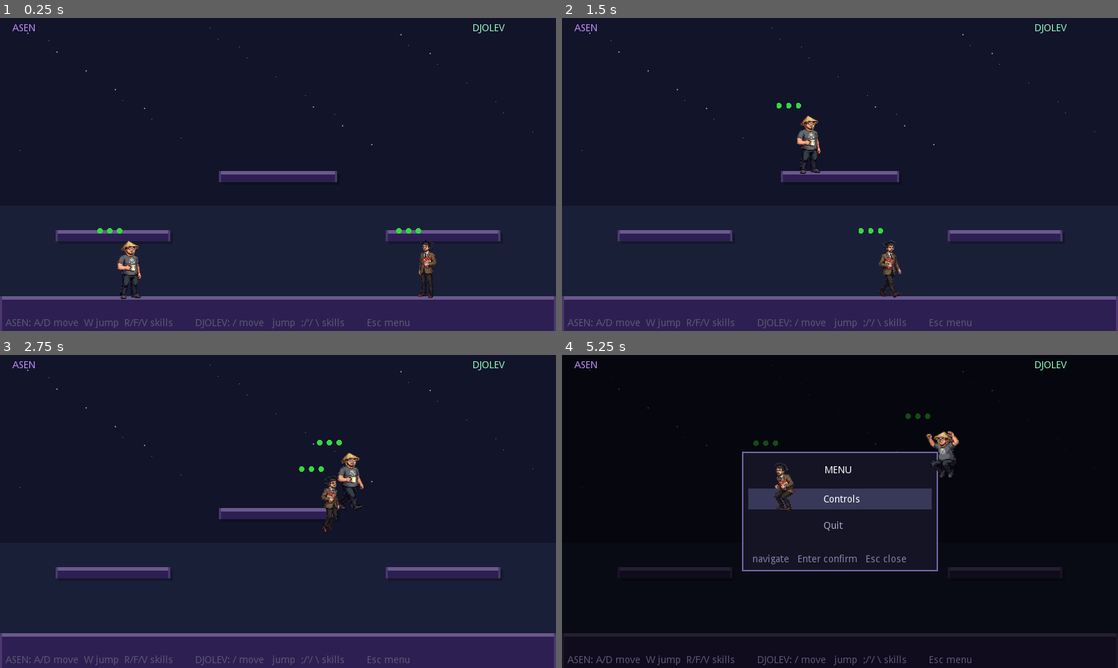
Above: before the commit, frames 1-4 (two rows, left to right).
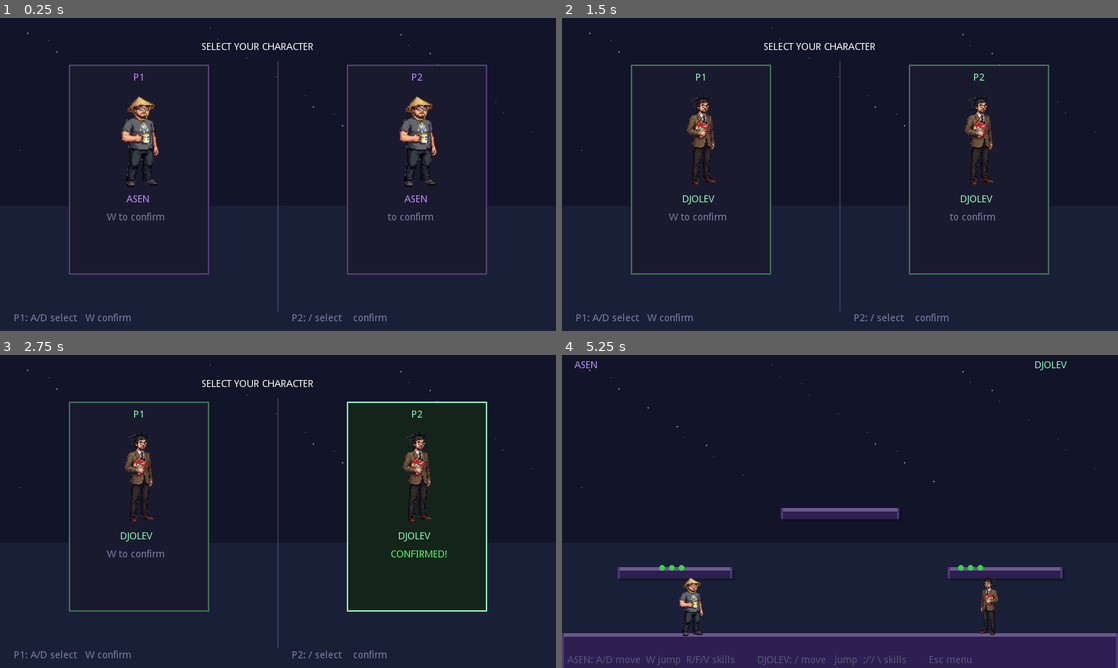
Above: after the commit, the same moments.

Repository: asenmitrev/cucugo
Game: Godot game, scene res://scenes/CharSelect.tscn
The game is run twice, just before and just after one commit, with the same random seed, the same clock (stepped at 60 frames per second) and the same inputs. Before the commit the project starts from res://scenes/Main.tscn.
Inputs:
- Up to frame 1 (0.25 s): no input
- Up to frame 2 (1.5 s): tap Enter at 0.5 s; hold D (p1_right) 0.53-1.28 s; hold Left (p2_left) 0.53-1.28 s; tap W (p1_jump) at 0.77, 1.07 s; tap Right (p2_right) at 0.8, 1.35 s; hold Down from 1.28 s (still down)
- Up to frame 3 (2.75 s): tap W (p1_jump) at 1.52, 1.55, 1.82 s; release Down at 2.03 s; hold D (p1_right) from 2.03 s (still down); hold W (p1_jump) from 2.03 s (still down); tap Up (p2_jump) at 2.3 s
- Up to frame 4 (5.25 s): release W (p1_jump) at 2.78 s; tap Up (p2_jump) at 2.85 s; tap W (p1_jump) at 3.02, 3.32, 3.77, 4.07, 4.52, 4.55, 4.82 s; tap Left (p2_left) at 3.05 s; release D (p1_right) at 3.53 s; hold Left (p2_left) 3.53-4.28 s; hold A (p1_left) 3.53-5.03 s; tap Right (p2_right) at 3.8, 4.35 s; tap Escape (start) at 4.15 s; hold Down from 5.03 s (still down); hold Up (p2_jump) from 5.03 s (still down); tap Enter at 5.1 s

The runs differ from the first frame. In frame 1, 18% of the frame differs, in the area x 0-100%, y 2-100%; in frame 2, 17%; in frame 3, 21%; in frame 4, 89%, in the area x 0-100%, y 0-100%.

Commit message:
feat: add character selection screen and dynamic player setup
- Add CharSelect scene as new main scene with selection script
- Make Main.gd accept dynamic character defs via p1_def/p2_def
- Add per-player action mappings (p1_*/p2_* input actions)
- Use player-def display names in win/loss messages
- Route game-over restart back to character select

Diff:
--- a/project.godot
+++ b/project.godot
@@ -27,7 +27,7 @@
 [application]
 
 config/name="cuckcuckgo"
-run/main_scene="res://scenes/Main.tscn"
+run/main_scene="res://scenes/CharSelect.tscn"
 config/icon="res://icon.png"
 
 [audio]
--- /dev/null
+++ b/scenes/CharSelect.tscn
@@ -0,0 +1,6 @@
+[gd_scene load_steps=2 format=2]
+
+[ext_resource path="res://scripts/CharSelect.gd" type="Script" id=1]
+
+[node name="CharSelect" type="Node2D"]
+script = ExtResource( 1 )
--- /dev/null
+++ b/scripts/CharSelect.gd
@@ -0,0 +1,134 @@
+extends Node2D
+
+const W := 800.0
+const H := 450.0
+
+var ASEN_DEF   = preload("res://resources/asen.tres")
+var DJOLEV_DEF = preload("res://resources/djolev.tres")
+
+const _IDLE_TEX := {
+	"asen":   preload("res://assets/asen/asen-idle.png"),
+	"djolev": preload("res://assets/djolev/djolev-idle.png"),
+}
+
+var _all_defs: Array = []
+var _cs_sel: Array = [0, 0]
+var _cs_confirmed: Array = [false, false]
+var _font: Font
+
+
+func _ready() -> void:
+	OS.window_fullscreen = true
+	_all_defs = [ASEN_DEF, DJOLEV_DEF]
+	var tmp := Label.new()
+	add_child(tmp)
+	_font = tmp.get_font("font")
+	tmp.queue_free()
+
+
+func _input(event: InputEvent) -> void:
+	if event is InputEventKey:
+		var kev := event as InputEventKey
+		if not kev.pressed or kev.echo:
+			return
+	elif event is InputEventJoypadButton:
+		var jev := event as InputEventJoypadButton
+		if not jev.pressed:
+			return
+	else:
+		return
+
+	get_tree().set_input_as_handled()
+
+	if event.is_action_pressed("p1_left") and not _cs_confirmed[0]:
+		_cs_sel[0] = wrapi(_cs_sel[0] - 1, 0, _all_defs.size())
+		update()
+	elif event.is_action_pressed("p1_right") and not _cs_confirmed[0]:
+		_cs_sel[0] = wrapi(_cs_sel[0] + 1, 0, _all_defs.size())
+		update()
+	elif event.is_action_pressed("p1_jump"):
+		_cs_confirmed[0] = not _cs_confirmed[0]
+		update()
+
+	if event.is_action_pressed("p2_left") and not _cs_confirmed[1]:
+		_cs_sel[1] = wrapi(_cs_sel[1] - 1, 0, _all_defs.size())
+		update()
+	elif event.is_action_pressed("p2_right") and not _cs_confirmed[1]:
+		_cs_sel[1] = wrapi(_cs_sel[1] + 1, 0, _all_defs.size())
+		update()
+	elif event.is_action_pressed("p2_jump"):
+		_cs_confirmed[1] = not _cs_confirmed[1]
+		update()
+
+	if _cs_confirmed[0] and _cs_confirmed[1]:
+		_start_game()
+
+
+func _start_game() -> void:
+	var main_inst = load("res://scenes/Main.tscn").instance()
+	main_inst.p1_def = _all_defs[_cs_sel[0]]
+	main_inst.p2_def = _all_defs[_cs_sel[1]]
+	get_tree().get_root().add_child(main_inst)
+	get_tree().current_scene = main_inst
+	queue_free()
+
+
+func _draw() -> void:
+	draw_rect(Rect2(0, 0, W, H), Color(0.07, 0.08, 0.16))
+	draw_rect(Rect2(0, H * 0.6, W, H * 0.4), Color(0.10, 0.12, 0.22))
+
+	for i in range(28):
+		var sx := fmod(float(i * 137 + 29), 780.0) + 10.0
+		var sy := fmod(float(i * 97 + 13), 185.0) + 8.0
+		var sz := 2.0 if i % 3 == 0 else 1.0
+		draw_rect(Rect2(sx, sy, sz, sz), Color(1, 1, 1, 0.45))
+
+	draw_string(_font, Vector2(W * 0.5 - 110.0, 46.0), "SELECT YOUR CHARACTER", Color.white)
+
+	draw_rect(Rect2(W * 0.5 - 1.0, 62.0, 2.0, H - 90.0), Color(0.35, 0.32, 0.5, 0.5))
+
+	_draw_player_card(0)
+	_draw_player_card(1)
+
+	draw_string(_font, Vector2(20.0, H - 14.0), "P1: A/D select   W confirm", Color(0.5, 0.5, 0.65))
+	draw_string(_font, Vector2(W * 0.5 + 20.0, H - 14.0), "P2: ←/→ select   ↑ confirm", Color(0.5, 0.5, 0.65))
+
+
+func _draw_player_card(pi: int) -> void:
+	var def: CharacterDef = _all_defs[_cs_sel[pi]]
+	var confirmed: bool = _cs_confirmed[pi]
+
+	var cx: float = W * 0.25 if pi == 0 else W * 0.75
+	var card_x: float = cx - 100.0
+	var card_y: float = 68.0
+	var card_w: float = 200.0
+	var card_h: float = 300.0
+
+	var bg_col := Color(0.08, 0.14, 0.10) if confirmed else Color(0.10, 0.10, 0.18)
+	draw_rect(Rect2(card_x, card_y, card_w, card_h), bg_col)
+	var lc: Color = def.label_color
+	var border_col: Color = lc if confirmed else Color(lc.r * 0.45, lc.g * 0.45, lc.b * 0.45)
+	draw_rect(Rect2(card_x, card_y, card_w, card_h), border_col, false, 2.0)
+
+	var plabel: String = "P1" if pi == 0 else "P2"
+	draw_string(_font, Vector2(cx - 8.0, card_y + 22.0), plabel, def.label_color)
+
+	var portrait_size := 140.0
+	var px: float = cx - portrait_size * 0.5
+	var py: float = card_y + 35.0
+	var tex: Texture = _IDLE_TEX[def.char_name]
+	draw_texture_rect_region(tex, Rect2(px, py, portrait_size, portrait_size), Rect2(0, 0, 128, 128))
+
+	if not confirmed:
+		draw_string(_font, Vector2(card_x + 8.0, py + portrait_size * 0.5 + 8.0), "◄", Color.white)
+		draw_string(_font, Vector2(card_x + card_w - 20.0, py + portrait_size * 0.5 + 8.0), "►", Color.white)
+
+	var name_x: float = cx - float(def.display_name.length()) * 4.5
+	draw_string(_font, Vector2(name_x, py + portrait_size + 22.0), def.display_name, def.label_color)
+
+	var status_y: float = py + portrait_size + 48.0
+	if confirmed:
+		draw_string(_font, Vector2(cx - 38.0, status_y), "CONFIRMED!", Color(0.3, 1.0, 0.4))
+	else:
+		var hint: String = "W to confirm" if pi == 0 else "↑ to confirm"
+		draw_string(_font, Vector2(cx - 46.0, status_y), hint, Color(0.5, 0.5, 0.65))
--- a/scripts/Main.gd
+++ b/scripts/Main.gd
@@ -34,6 +34,9 @@
 }
 
 
+var p1_def = null
+var p2_def = null
+
 var pl := [{}, {}]
 var impacts := []
 var game_over := false
@@ -95,8 +98,10 @@
 	var ui := CanvasLayer.new()
 	add_child(ui)
 
-	_lbl_p1 = _make_lbl(ASEN_DEF.display_name, Vector2(18, 8), ASEN_DEF.label_color)
-	_lbl_p2 = _make_lbl(DJOLEV_DEF.display_name, Vector2(680, 8), DJOLEV_DEF.label_color)
+	var _p1: CharacterDef = p1_def if p1_def != null else ASEN_DEF
+	var _p2: CharacterDef = p2_def if p2_def != null else DJOLEV_DEF
+	_lbl_p1 = _make_lbl(_p1.display_name, Vector2(18, 8), _p1.label_color)
+	_lbl_p2 = _make_lbl(_p2.display_name, Vector2(680, 8), _p2.label_color)
 	_lbl_controls = _make_lbl(
 		"ASEN: A/D move  W jump  R/F/V skills        DJOLEV: ←/→ move  ↑ jump  ;/'/ \\ skills        Esc menu",
 		Vector2(8, 432), Color(0.35, 0.35, 0.45))
@@ -136,8 +141,8 @@
 	_setup_default_controls()
 	_ctrl_load()
 
-	_init_player(0, ASEN_DEF)
-	_init_player(1, DJOLEV_DEF)
+	_init_player(0, _p1)
+	_init_player(1, _p2)
 
 
 
@@ -313,6 +318,7 @@
 
 	var tex: Dictionary = _TEX[def.char_name]
 
+	var slot: String = "p1" if i == 0 else "p2"
 	pl[i] = {
 		"def": def,
 		"name": def.display_name, "pos": def.start_pos, "vel": Vector2.ZERO,
@@ -325,6 +331,12 @@
 		"casting_skill":  -1,
 		"cast_t":          0.0,
 		"active_effects": [],
+		"action_left":   slot + "_left",
+		"action_right":  slot + "_right",
+		"action_jump":   slot + "_jump",
+		"action_skill1": slot + "_skill1",
+		"action_skill2": slot + "_skill2",
+		"action_skill3": slot + "_skill3",
 	}
 
 
@@ -447,7 +459,7 @@
 		restart_t += dt
 		_lbl_restart.text = "Restarting in %d..." % int(ceil(RESTART_DELAY - restart_t))
 		if restart_t >= RESTART_DELAY:
-			get_tree().reload_current_scene()
+			get_tree().change_scene("res://scenes/CharSelect.tscn")
 		update()
 		return
 
@@ -462,9 +474,9 @@
 		if pl[0]["dead"] and pl[1]["dead"]:
 			_end_game("DRAW!")
 		elif pl[0]["dead"]:
-			_end_game(DJOLEV_DEF.display_name + " WINS!")
+			_end_game(pl[1]["def"].display_name + " WINS!")
 		elif pl[1]["dead"]:
-			_end_game(ASEN_DEF.display_name + " WINS!")
+			_end_game(pl[0]["def"].display_name + " WINS!")
 
 	for i in [0, 1]:
 		var p: Dictionary = pl[i]
@@ -566,7 +578,7 @@
 			_activate_skill(p, skill_idx, sk)
 
 	if p["casting_skill"] < 0:
-		var skill_actions: Array = [def.action_skill1, def.action_skill2, def.action_skill3]
+		var skill_actions: Array = [p["action_skill1"], p["action_skill2"], p["action_skill3"]]
 		var skill_defs: Array = [def.skill1, def.skill2, def.skill3]
 		for k in 3:
 			if skill_defs[k] != null and skill_actions[k] != "" \
@@ -578,16 +590,16 @@
 				p["anim_frame"] = 0
 				break
 
-	if Input.is_action_pressed(def.action_left):
+	if Input.is_action_pressed(p["action_left"]):
 		p["vel"].x = -def.speed
 		p["right"] = false
-	elif Input.is_action_pressed(def.action_right):
+	elif Input.is_action_pressed(p["action_right"]):
 		p["vel"].x = def.speed
 		p["right"] = true
 	else:
 		p["vel"].x = lerp(p["vel"].x, 0.0, 14.0 * dt)
 
-	if Input.is_action_just_pressed(def.action_jump) and p["on_gnd"]:
+	if Input.is_action_just_pressed(p["action_jump"]) and p["on_gnd"]:
 		p["vel"].y = def.jump_vel
 
 	p["vel"].y += GRAV * dt
